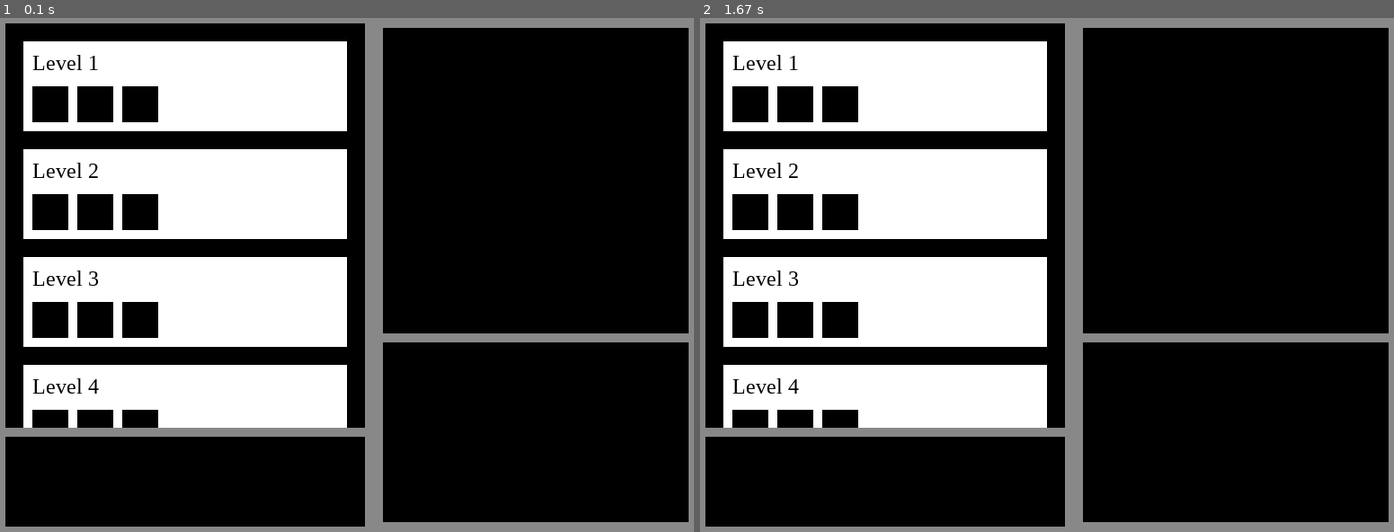
Above: before the commit, frames 1-2 (left to right).
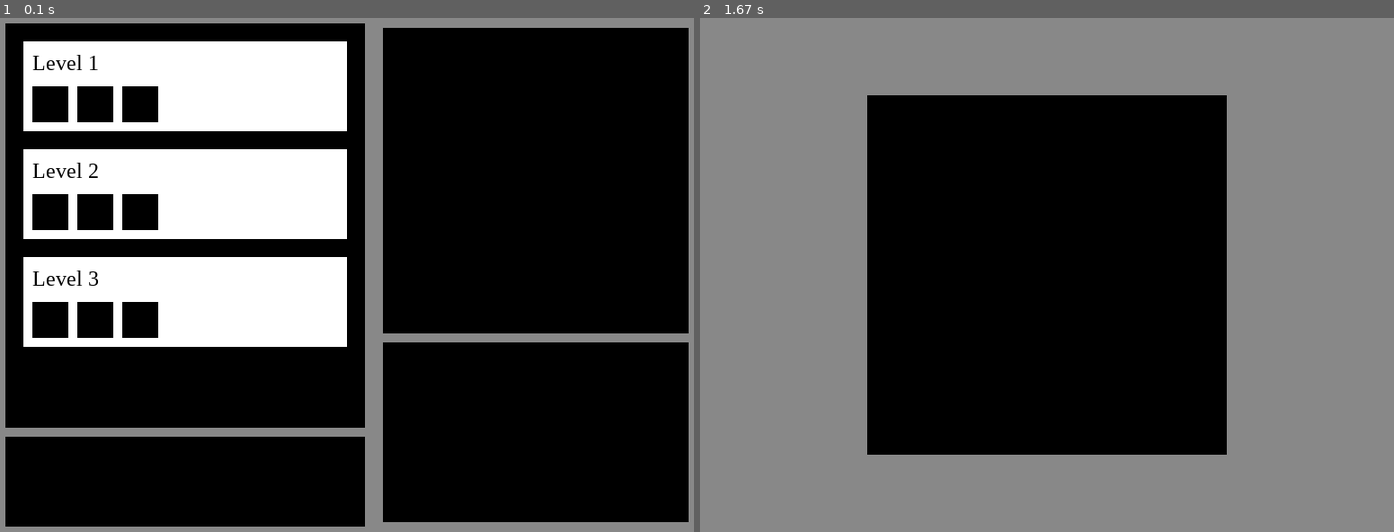
Above: after the commit, the same moments.

Repository: PekeIsBae/NEA
Game: pygame game, started from walk_pygame.py
Two runs of this game, one before a commit and one after it. Both use one fixed random seed, a clock stepped at 60 frames per second and the inputs below.
Inputs (mouse positions are in pixels of both pictures, inside the frame that each line leads up to):
- Up to frame 1 (0.1 s): no input
- Up to frame 2 (1.67 s): click (887, 480) at 0.38 s

The runs differ from the first frame. In frame 1, 5.1% of the frame differs, in the area x 3-50%, y 67-80%; in frame 2, 75%, in the area x 0-100%, y 1-99%.

Commit message:
Started work on the Create/Edit window separately to make things easier. I also plan to start fresh, breaking the original walk_pygame program into different parts and importing.
So far the Create/Edit window has only positioned widgets.

Diff:
--- /dev/null
+++ b/create_level.py
@@ -0,0 +1,137 @@
+# Takes a level file as input (Set to None if new level)
+# On quitting the level should be written in text json form to the levels folder
+
+import pygame as pg
+
+FPS = 30
+
+PLAYER_CLR = (178, 34, 34)  # https://graf1x.com/shades-of-red-color-palette-hex-rgb-code/ (Fire Brick)
+BOX_CLR = (67, 38, 22)  # https://www.color-meanings.com/shades-of-brown-color-names-html-hex-rgb-codes/ (Walnut)
+WALL_CLR = (72, 72, 72)  # http://ezavada.com/pdg/javascript/html/classpdg_1_1_color.html ('#484848')
+TILE_CLR = (250, 218, 94)  # https://graf1x.com/shades-of-yellow-color-palette-chart/ (Royal)
+GTILE_CLR = (93, 187, 99)  # https://www.color-meanings.com/shades-of-green-color-names-html-hex-rgb-codes/ (Fern)
+
+edit_cnfg = {
+    'title': 'Create/Edit level',
+    'x': 1100,
+    'y': 700,
+    'bg_col': (136, 136, 136),
+    'b_x': 1100/10,
+    'b_y': 700/5,
+    'b_sizex': 80,
+    'b_sizey': 80,
+    'wrk_x': 1100/2,
+    'wrk_y': 700/2,
+    'wrk_sizex': 700-50,
+    'wrk_sizey': 700-50
+}
+
+
+class GameSprite(pg.sprite.Sprite):
+
+    def __init__(self, x, y, w, h, fill=None):
+        # Change fill=None to sprite=None after prototype is working
+        super().__init__()
+        self.image = pg.Surface((w, h))
+        if fill:
+            self.image.fill(fill)
+
+        '''
+        if sprite is None:
+            self.image = pg.Surface((w, h))
+        else:
+            self.image = pg.image.load(f'images/{sprite}').convert()
+        '''
+
+        self.rect = self.image.get_rect()
+        self.rect.x = x
+        self.rect.y = y
+        self.rect.center = (x, y)
+
+
+class EmptySlot(GameSprite):
+    '''
+    Empty slots and tiles are fitted onto the grid by a tile buffer
+    Each tile and empty slot has a row and column, this multiplied by tile buffer gives pixel pos
+    When grid is expanded:
+        - Adjust tile buffer appropriately
+        - Give all existing tiles and empty slots row and column + 1
+    '''
+    pass
+
+
+class Workspace(GameSprite):
+    '''
+    How editing will work:
+    - Grid starts as a 9/9
+    - Placing an item on the outermost rim of the grid adds an outer layer to the grid, zooming out
+    '''
+    pass
+
+
+class Editor:
+
+    def __init__(self):
+        pg.init()
+        self.screen = pg.display.set_mode((edit_cnfg['x'], edit_cnfg['y']))
+        self.screen.fill(edit_cnfg['bg_col'])
+        self.clock = pg.time.Clock()
+        pg.display.set_caption(edit_cnfg['title'])
+        self.done = False
+
+        self.create_widgets()
+
+        self.mainloop()
+
+    def create_widgets(self):
+        self.player_b = GameSprite(edit_cnfg['b_x'], edit_cnfg['b_y'], edit_cnfg['b_sizex'],
+                                   edit_cnfg['b_sizey'], PLAYER_CLR)
+        self.box_b = GameSprite(edit_cnfg['b_x'], edit_cnfg['b_y']*2, edit_cnfg['b_sizex'],
+                                edit_cnfg['b_sizey'], BOX_CLR)
+        self.wall_b = GameSprite(edit_cnfg['b_x'], edit_cnfg['b_y']*3, edit_cnfg['b_sizex'],
+                                 edit_cnfg['b_sizey'], WALL_CLR)
+        self.gtile_b = GameSprite(edit_cnfg['b_x'], edit_cnfg['b_y']*4, edit_cnfg['b_sizex'],
+                                  edit_cnfg['b_sizey'], GTILE_CLR)
+
+        self.eraser_b = GameSprite(edit_cnfg['x'] - edit_cnfg['b_x'], edit_cnfg['b_y'], edit_cnfg['b_sizex'],
+                                   edit_cnfg['b_sizey'])
+        self.wipe_b = GameSprite(edit_cnfg['x'] - edit_cnfg['b_x'], edit_cnfg['b_y']*2, edit_cnfg['b_sizex'],
+                                 edit_cnfg['b_sizey'])
+        self.save_b = GameSprite(edit_cnfg['x'] - edit_cnfg['b_x'], edit_cnfg['b_y']*3, edit_cnfg['b_sizex'],
+                                 edit_cnfg['b_sizey'])
+        self.quit_b = GameSprite(edit_cnfg['x'] - edit_cnfg['b_x'], edit_cnfg['b_y']*4, edit_cnfg['b_sizex'],
+                                 edit_cnfg['b_sizey'])
+
+        self.workspace = Workspace(edit_cnfg['wrk_x'], edit_cnfg['wrk_y'],
+                                   edit_cnfg['wrk_sizex'], edit_cnfg['wrk_sizey'])
+
+        self.buttons_group = pg.sprite.Group()
+        self.buttons_group.add(self.player_b, self.box_b, self.wall_b, self.gtile_b,
+                               self.eraser_b, self.wipe_b, self.save_b, self.quit_b)
+
+        self.workspace_group = pg.sprite.Group()
+        self.workspace_group.add(self.workspace)
+
+    def draw_groups(self):
+        self.workspace_group.draw(self.screen)
+        self.buttons_group.draw(self.screen)
+
+    def mainloop(self):
+
+        while not self.done:
+
+            self.clock.tick(FPS)
+
+            for event in pg.event.get():
+                if event.type == pg.QUIT:
+                    self.done = True
+
+            self.draw_groups()
+
+            pg.display.flip()
+
+        pg.quit()
+
+
+if __name__ == '__main__':
+    win = Editor()
--- a/levels/Level_4.txt
+++ /dev/null
@@ -1,6 +0,0 @@
-{
-    "map": ["0####0", "#....#", "#x...#", "#....#", "#x..x#", "0####0"],
-    "player_coords": [2, 1],
-    "box_coords": [[3, 4], [3, 2], [2, 3]],
-    "completed": "False"
-}
--- a/walk_pygame.py
+++ b/walk_pygame.py
@@ -75,7 +75,6 @@
 
         self.level_select = GameSprite(20, 20, 400, 450)
         self.preview = pg.Surface(PREVIEW_DIMS)
-        self.create_b = pg.Rect(CREATE_DIMS)
         self.create_b = GameSprite(20, 480, 400, 100)
         self.play_b = GameSprite(440, 375, 340, 200)
         self.menu_buttons_group.add(self.level_select, self.create_b, self.play_b)
@@ -145,6 +144,9 @@
                                             print('Edit')
                                         elif self.option_pos == 110:
                                             print('Leader')
+                        if self.create_b.rect.collidepoint(self.mouse_point):
+                            self.create = Edit()
+                            pg.display.set_caption('PySoko')
                         if self.play_b.rect.collidepoint(self.mouse_point) and self.selected:
                             self.game = Game(self.selected.get_filename(), self.selected.get_display_name())
                             pg.display.set_caption('PySoko')
@@ -208,6 +210,36 @@
 
     def update(self, y):
         self.rect.y += SCROLL_SPD * y
+
+
+class Edit:
+
+    def __init__(self, level_file=None):
+        pg.display.set_caption('Create new level')
+        self.screen = pg.display.set_mode(SCREEN_DIMS)
+        self.screen.fill(SCREEN_COLOUR)
+        self.clock = pg.time.Clock()
+        self.done = False
+
+        self.editspace = EditSpace(SCREEN_DIMS[0]/2, SCREEN_DIMS[1]/2, 400, 400)
+        self.editspace_group = pg.sprite.Group()
+        self.editspace_group.add(self.editspace)
+
+        self.edit_mainloop()
+
+    def edit_mainloop(self):
+
+        while not self.done:
+
+            self.clock.tick(FPS)
+
+            for event in pg.event.get():
+                if event.type == pg.QUIT:
+                    self.done = True
+
+            self.editspace_group.draw(self.screen)
+
+            pg.display.flip()
 
 
 class Game:
@@ -268,7 +300,7 @@
             # Draw game screen buttons
             self.game_buttons_group.draw(self.screen)
 
-            pg.display.flip()
+            #pg.display.flip()
 
 
 class Board(pg.Surface):
@@ -394,6 +426,14 @@
         self.rect.y = y
 
 
+class EditSpace(GameSprite):
+
+    def __init__(self, x, y, w, h):
+        super().__init__(x, y, w, h)
+        self.image.fill(BLACK)
+        self.rect.center = (x, y)
+
+
 class Moving(GameSprite):
 
     def __init__(self, x, y, w, h):
